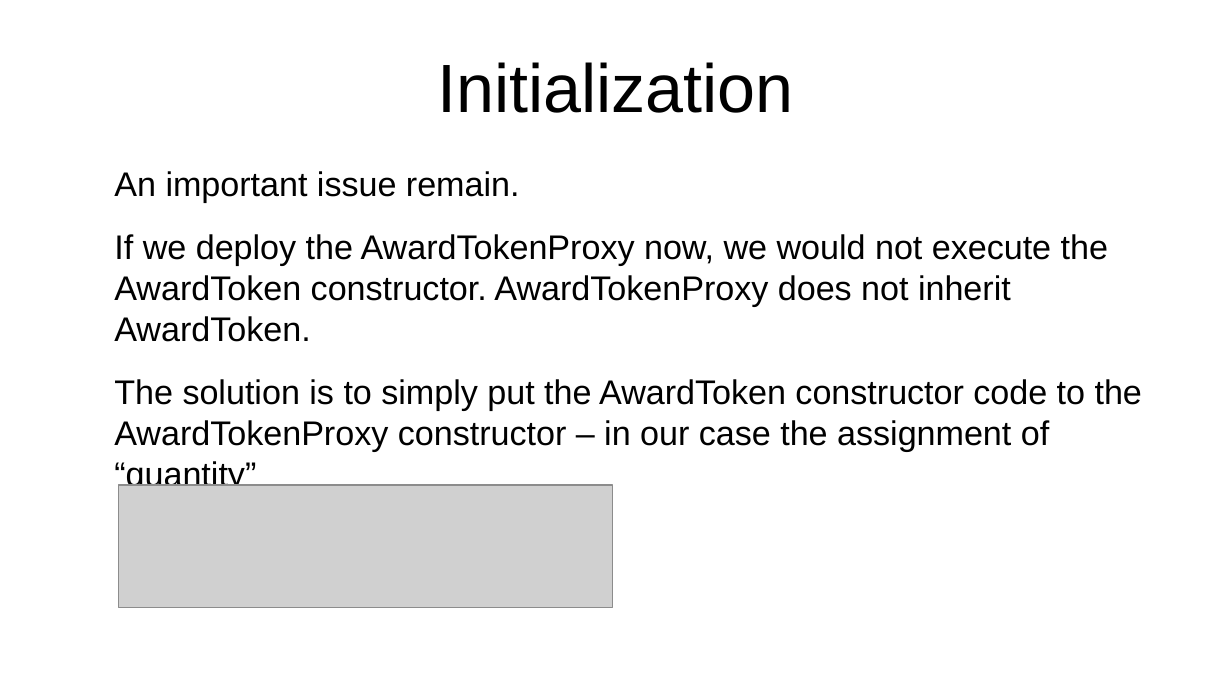
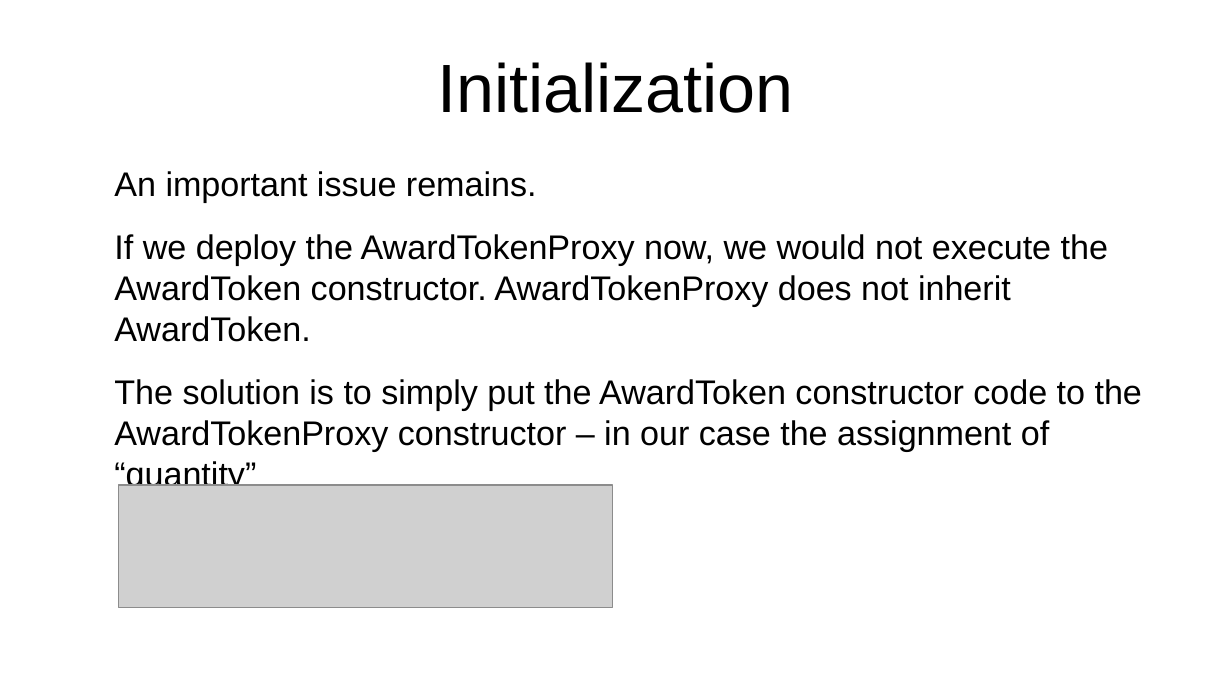
Before and after one commit to ethereum/remix-workshops, a slide deck: slide 16 of runningScript/proxyContract_AwardToken/ProxyContract.odp (slide 15 before the commit). Drawn at 1232x693 pixels with LibreOffice and Linux fonts; fonts in the diff are those of the drawing; grey boxes stand for pictures. Boxes give left, top, right and bottom in pixels: in the first picture for what was removed or moved away, otherwise in the second. Text is boxed around its words. In the diff, an @@ line names an element or a change of style, - is before the commit and + after.

```diff
--- a/runningScript/proxyContract_AwardToken/ProxyContract.odp
+++ b/runningScript/proxyContract_AwardToken/ProxyContract.odp
@@ text at [114,171,537,202]: text changed @@
-An important issue remain.
+An important issue remains.
```
Also in this commit, not shown: 10 other slides changed, 1 slide added, 5 slides removed, 2 other files.
